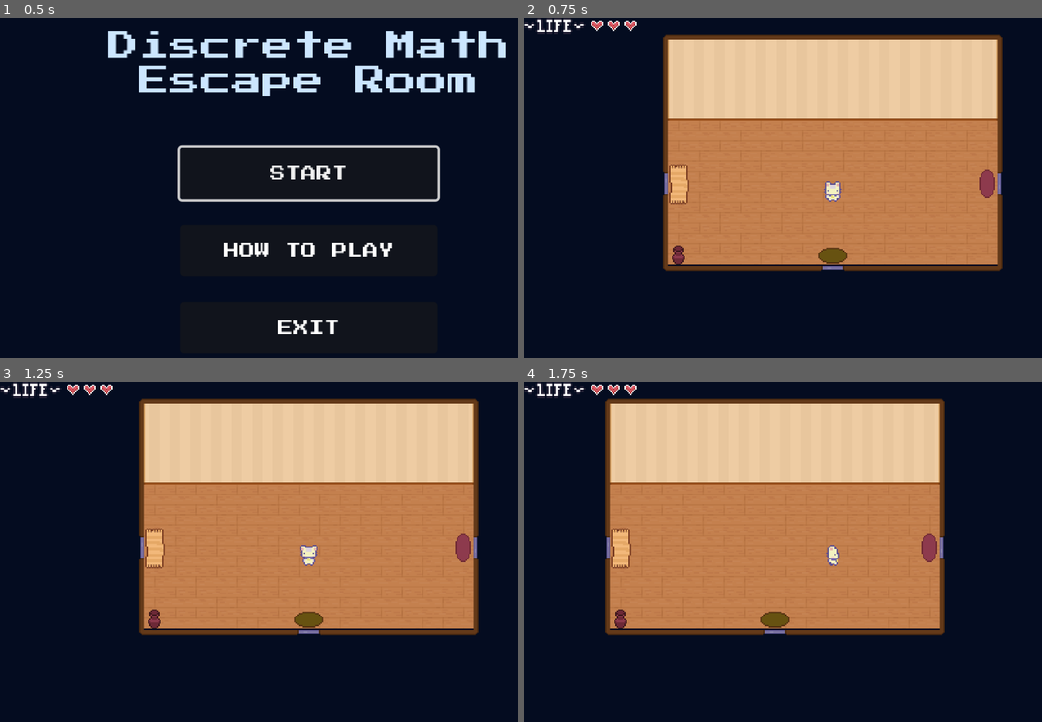
Above: before the commit, frames 1-4 (two rows, left to right).
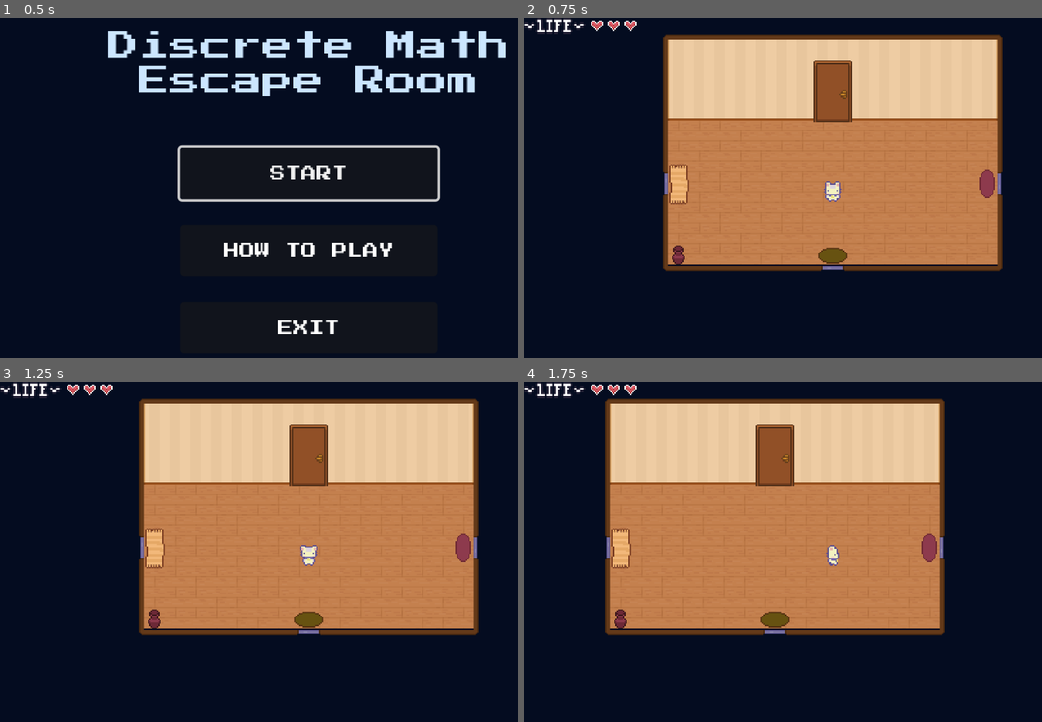
Above: after the commit, the same moments.

Repository: yonisabag11/DiscreteMath_EscapeRoom
Game: Godot game, scene res://GUI/MainMenu.tscn
The game is run twice, just before and just after one commit, with the same random seed, the same clock (stepped at 60 frames per second) and the same inputs.
Inputs:
- Up to frame 1 (0.5 s): no input
- Up to frame 2 (0.75 s): click "START" at 0.5 s
- Up to frame 3 (1.25 s): no input
- Up to frame 4 (1.75 s): tap Enter (ui_accept) at 1.25, 1.52 s; hold D (right) from 1.28 s (still down); hold E (Interact) from 1.28 s (still down)

Frame 1 is identical in both runs. In frame 2, 1.3% of the frame differs, in the area x 55-64%, y 12-31%; in frame 3, 1.3%; in frame 4, 1.3%.

Commit message:
Added the final door

Diff:
--- a/Levels/Interactions/interactable_object.tscn
+++ b/Levels/Interactions/interactable_object.tscn
@@ -4,6 +4,7 @@
 [ext_resource type="PackedScene" uid="uid://c0a8a4ml255ci" path="res://Interaction/Interaction Area/interaction_area.tscn" id="2_toykv"]
 
 [sub_resource type="CircleShape2D" id="CircleShape2D_sjntr"]
+radius = 13.0
 
 [node name="InteractableObject" type="StaticBody2D"]
 script = ExtResource("1_old7l")
--- a/Levels/Lobby.tscn
+++ b/Levels/Lobby.tscn
@@ -436,6 +436,183 @@
 physics_layer_0/collision_layer = 1
 sources/1 = SubResource("TileSetAtlasSource_r50g8")
 sources/2 = SubResource("TileSetAtlasSource_1tyf7")
+
+[sub_resource type="TileSetAtlasSource" id="TileSetAtlasSource_71c17"]
+texture = ExtResource("4_v81qt")
+0:0/0 = 0
+1:0/0 = 0
+2:0/0 = 0
+3:0/0 = 0
+6:0/0 = 0
+7:0/0 = 0
+8:0/0 = 0
+9:0/0 = 0
+10:0/0 = 0
+11:0/0 = 0
+12:0/0 = 0
+13:0/0 = 0
+14:0/0 = 0
+15:0/0 = 0
+16:0/0 = 0
+17:0/0 = 0
+0:1/0 = 0
+1:1/0 = 0
+2:1/0 = 0
+3:1/0 = 0
+4:1/0 = 0
+6:1/0 = 0
+7:1/0 = 0
+8:1/0 = 0
+9:1/0 = 0
+10:1/0 = 0
+11:1/0 = 0
+12:1/0 = 0
+13:1/0 = 0
+14:1/0 = 0
+15:1/0 = 0
+16:1/0 = 0
+17:1/0 = 0
+0:2/0 = 0
+1:2/0 = 0
+2:2/0 = 0
+3:2/0 = 0
+4:2/0 = 0
+5:2/0 = 0
+6:2/0 = 0
+7:2/0 = 0
+8:2/0 = 0
+9:2/0 = 0
+10:2/0 = 0
+11:2/0 = 0
+12:2/0 = 0
+13:2/0 = 0
+14:2/0 = 0
+15:2/0 = 0
+16:2/0 = 0
+17:2/0 = 0
+0:3/0 = 0
+1:3/0 = 0
+2:3/0 = 0
+3:3/0 = 0
+4:3/0 = 0
+5:3/0 = 0
+6:3/0 = 0
+7:3/0 = 0
+8:3/0 = 0
+9:3/0 = 0
+10:3/0 = 0
+11:3/0 = 0
+12:3/0 = 0
+13:3/0 = 0
+14:3/0 = 0
+15:3/0 = 0
+16:3/0 = 0
+17:3/0 = 0
+0:4/0 = 0
+1:4/0 = 0
+2:4/0 = 0
+3:4/0 = 0
+4:4/0 = 0
+5:4/0 = 0
+6:4/0 = 0
+7:4/0 = 0
+8:4/0 = 0
+9:4/0 = 0
+10:4/0 = 0
+11:4/0 = 0
+12:4/0 = 0
+13:4/0 = 0
+14:4/0 = 0
+15:4/0 = 0
+16:4/0 = 0
+17:4/0 = 0
+0:5/0 = 0
+1:5/0 = 0
+2:5/0 = 0
+3:5/0 = 0
+6:5/0 = 0
+7:5/0 = 0
+8:5/0 = 0
+9:5/0 = 0
+10:5/0 = 0
+11:5/0 = 0
+12:5/0 = 0
+13:5/0 = 0
+14:5/0 = 0
+15:5/0 = 0
+16:5/0 = 0
+17:5/0 = 0
+0:6/0 = 0
+1:6/0 = 0
+2:6/0 = 0
+3:6/0 = 0
+4:6/0 = 0
+6:6/0 = 0
+7:6/0 = 0
+8:6/0 = 0
+9:6/0 = 0
+10:6/0 = 0
+11:6/0 = 0
+12:6/0 = 0
+13:6/0 = 0
+14:6/0 = 0
+15:6/0 = 0
+16:6/0 = 0
+17:6/0 = 0
+0:7/0 = 0
+1:7/0 = 0
+2:7/0 = 0
+3:7/0 = 0
+4:7/0 = 0
+5:7/0 = 0
+6:7/0 = 0
+7:7/0 = 0
+8:7/0 = 0
+9:7/0 = 0
+10:7/0 = 0
+11:7/0 = 0
+12:7/0 = 0
+13:7/0 = 0
+14:7/0 = 0
+15:7/0 = 0
+16:7/0 = 0
+17:7/0 = 0
+0:8/0 = 0
+1:8/0 = 0
+2:8/0 = 0
+3:8/0 = 0
+4:8/0 = 0
+5:8/0 = 0
+6:8/0 = 0
+7:8/0 = 0
+8:8/0 = 0
+9:8/0 = 0
+10:8/0 = 0
+11:8/0 = 0
+12:8/0 = 0
+13:8/0 = 0
+14:8/0 = 0
+15:8/0 = 0
+16:8/0 = 0
+17:8/0 = 0
+0:9/0 = 0
+1:9/0 = 0
+2:9/0 = 0
+3:9/0 = 0
+4:9/0 = 0
+5:9/0 = 0
+6:9/0 = 0
+7:9/0 = 0
+8:9/0 = 0
+9:9/0 = 0
+10:9/0 = 0
+11:9/0 = 0
+12:9/0 = 0
+13:9/0 = 0
+14:9/0 = 0
+15:9/0 = 0
+16:9/0 = 0
+17:9/0 = 0
 
 [sub_resource type="TileSetAtlasSource" id="TileSetAtlasSource_2uni1"]
 texture = ExtResource("5_v81qt")
@@ -912,6 +1089,7 @@
 [sub_resource type="TileSet" id="TileSet_55ds5"]
 sources/3 = SubResource("TileSetAtlasSource_2uni1")
 sources/4 = SubResource("TileSetAtlasSource_xrkt0")
+sources/0 = SubResource("TileSetAtlasSource_71c17")
 
 [sub_resource type="TileSetAtlasSource" id="TileSetAtlasSource_v025o"]
 texture = ExtResource("4_v81qt")
@@ -1329,6 +1507,9 @@
 [sub_resource type="RectangleShape2D" id="RectangleShape2D_v025o"]
 size = Vector2(2, 23)
 
+[sub_resource type="CircleShape2D" id="CircleShape2D_j3gjx"]
+radius = 23.0
+
 [node name="Lobby" type="Node2D"]
 script = ExtResource("1_v81qt")
 
@@ -1351,12 +1532,12 @@
 
 [node name="TopGround" type="TileMapLayer" parent="."]
 show_behind_parent = true
-tile_map_data = PackedByteArray("AAD4////BAAHAAIAAAD4/wAABAAHAAMAAAAHAP//BAAIAAMAAFAHAAAABAAIAAMAAGD//wMAAwAIAAMAAAAAAAMAAwAJAAMAAAA=")
+tile_map_data = PackedByteArray("AAD4////BAAHAAIAAAD4/wAABAAHAAMAAAAHAP//BAAIAAMAAFAHAAAABAAIAAMAAGD//wMAAwAIAAMAAAAAAAMAAwAJAAMAAAD///r/AAAIAAAAAAD///v/AAAIAAEAAAD///z/AAAIAAIAAAAAAPr/AAAJAAAAAAAAAPv/AAAJAAEAAAAAAPz/AAAJAAIAAAA=")
 tile_set = SubResource("TileSet_55ds5")
 
 [node name="Walls" type="TileMapLayer" parent="."]
 show_behind_parent = true
-tile_map_data = PackedByteArray("AAD//wQAAgAFAAgAAAAAAAQAAgA …(863 unchanged characters)… ARAAgAAAAIAAMAAgARAAcAAAAIAAIAAgARAAcAAAA=")
+tile_map_data = PackedByteArray("AAD//wQAAgAFAAgAAAAAAAQAAgA …(863 unchanged characters)… ARAAgAAAAIAAMAAgARAAcAAAAIAAIAAgARAAcAAAD///r/AQAGAAAAAAD///v/AQAGAAEAAAD///z/AQAGAAIAAAAAAPr/AQAHAAAAAAAAAPv/AQAHAAEAAAAAAPz/AQAHAAIAAAA=")
 tile_set = SubResource("TileSet_qtxuv")
 
 [node name="Camera2D" type="Camera2D" parent="."]
@@ -1402,9 +1583,21 @@
 position = Vector2(133, 1)
 shape = SubResource("RectangleShape2D_v025o")
 
-[node name="InteractableObject" parent="." instance=ExtResource("10_xrkt0")]
+[node name="pot" parent="." instance=ExtResource("10_xrkt0")]
 position = Vector2(-120, 55)
+
+[node name="FinalDoor" parent="." instance=ExtResource("10_xrkt0")]
+position = Vector2(3, -21)
+dialog_text = "This door is locked..."
+interaction_label = "open door"
+prompt_offset = Vector2(0, -20)
+
+[node name="CollisionShape2D" parent="FinalDoor/InteractionArea" index="0"]
+position = Vector2(-2, -28)
+shape = SubResource("CircleShape2D_j3gjx")
 
 [editable path="Doors/Door_W"]
 [editable path="Doors/Door_S"]
 [editable path="Doors/Door_E"]
+[editable path="pot"]
+[editable path="FinalDoor"]
Not shown: 1 places in Levels/Lobby.tscn that only renumber resources
